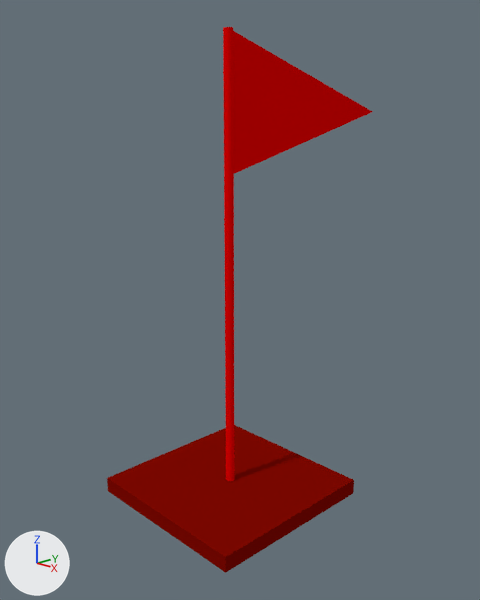
The Blender file media/blends/banderita.blend as it was, and as the next commit left it.
Camera for both pictures: a camera (50 mm lens) standing at (5.11, -4.78, 4.21) and looking at (-0.22, 0.38, 2.21). Every picture has the same lights, and +X, +Y and +Z are marked at lower left.
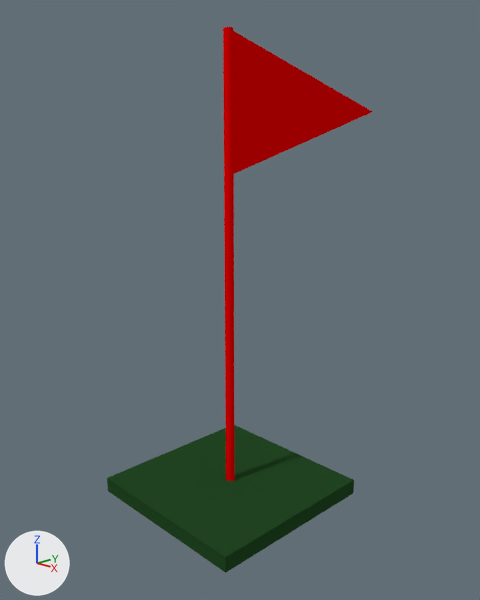
Edits to the scene script, one JSON object a line:
```json
{"op": "add", "block": "mat_verdebase", "code": ["mat_verdebase = diffuse_material('verdebase')", "mat_verdebase.base_color = (0.0165, 0.0637, 0.0167)  # dark green #234723"]}
{"block": "me_plane", "where": "me_plane.from_pydata(...)  # 77 vertices, 103 faces; spans x -1.02..4.07, y -2.04..1.45, z -1.0..1.0"}
{"block": "me_plane", "where": "# used by ob_plane; location = (0.0, 1.04, 4.07); rotation_euler = (0.0, 1.571, 0.0), in degrees (0, 90, 0)"}
{"block": "me_plane", "change": "me_plane part 1: all 2 faces centred in x 3.94..4.07, y -1.04, z 0.0 switch from mat_material_002 (red #810800) to mat_verdebase (dark green #234723)"}
{"block": "me_plane", "change": "me_plane part 2: the 1 face centred in x 4.01, y -2.04, z 0.0 switches from mat_material_002 (red #810800) to mat_verdebase (dark green #234723)"}
{"block": "me_plane", "change": "me_plane part 3: the 1 face centred in x 4.01, y -1.04, z 1.0 switches from mat_material_002 (red #810800) to mat_verdebase (dark green #234723)"}
```

Changed parts and their boxes (x1, y1, x2, y2) in the pictures (480 x 600 px):
```json
{"part": 1, "of": "me_plane", "change": "recoloured", "before": [108, 425, 353, 557], "after": [108, 425, 353, 557], "on screen": "red to green"}
{"part": 2, "of": "me_plane", "change": "recoloured", "before": [107, 478, 226, 573], "after": [107, 478, 226, 573], "on screen": "red to green"}
{"part": 3, "of": "me_plane", "change": "recoloured", "before": [226, 480, 354, 572], "after": [226, 480, 354, 572], "on screen": "red to green"}
```
